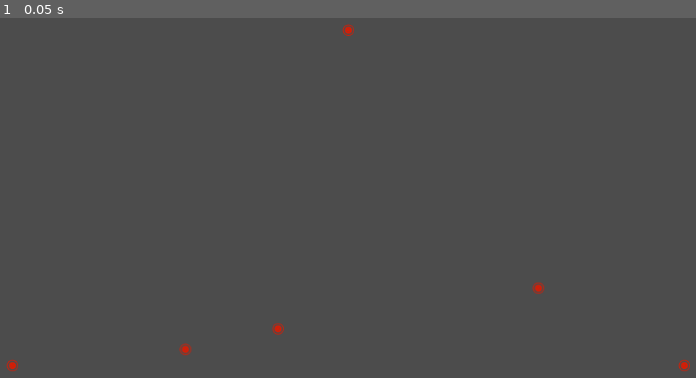
Above: before the commit, frame 1.
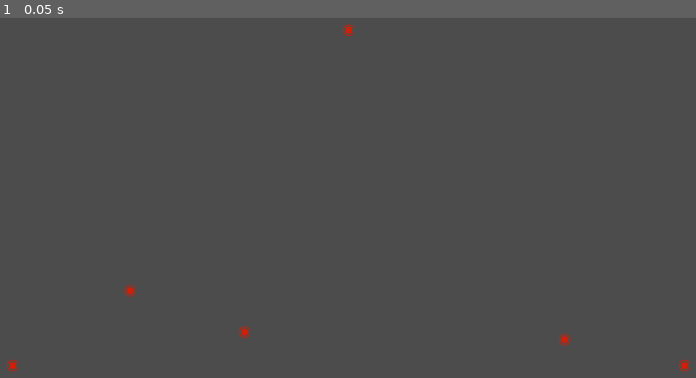
Above: after the commit, the same moment.

Repository: Dead-Rabbit/GodotDelaunay
Game: Godot game, scene res://scenes/Delaunay.tscn
Two runs of this game, one before a commit and one after it. Both use one fixed random seed, a clock stepped at 60 frames per second and the inputs below.
Inputs:
- Up to frame 1 (0.05 s): no input

The runs differ from the first frame. In frame 1, 0.3% of the frame differs, in the area x 17-83%, y 73-94%.

Commit message:
add edge buffer

Diff:
--- a/project.godot
+++ b/project.godot
@@ -10,6 +10,11 @@
 
 _global_script_classes=[ {
 "base": "Node2D",
+"class": "DelaunayLine",
+"language": "GDScript",
+"path": "res://scripts/baseClass/DelaunayLine.gd"
+}, {
+"base": "Node2D",
 "class": "DelaunayPoint",
 "language": "GDScript",
 "path": "res://scripts/baseClass/DelaunayPoint.gd"
@@ -20,6 +25,7 @@
 "path": "res://scripts/baseClass/DelaunayTriangle.gd"
 } ]
 _global_script_class_icons={
+"DelaunayLine": "",
 "DelaunayPoint": "",
 "DelaunayTriangle": ""
 }
--- /dev/null
+++ b/scripts/baseClass/DelaunayLine.gd
@@ -0,0 +1,16 @@
+class_name DelaunayLine extends Node2D
+
+var DelaunayPoint = load("res://scripts/baseClass/DelaunayPoint.gd")
+
+var point1 : DelaunayPoint
+var point2 : DelaunayPoint
+
+func _init(point1, point2):
+	self.point1 = point1
+	self.point2 = point2
+
+func compare(other : DelaunayLine):
+	var point1 = other.point1
+	var point2 = other.point2
+	return (point1.compare(self.point1) and point2.compare(self.point2)) \
+			|| (point2.compare(self.point1) and point1.compare(self.point2))
--- a/scripts/baseClass/DelaunayPoint.gd
+++ b/scripts/baseClass/DelaunayPoint.gd
@@ -1,15 +1,26 @@
 # 用于Point 画布中的点
 class_name DelaunayPoint extends Node2D
+
+var id = 0
 
 var x = 0
 var y = 0
 
-func _init(x: float, y: float):
+func _init(x: float, y: float, id: int):
 	self.x = x
 	self.y = y
+	self.id = id
 
 func draw(parent):
 	var sp = Sprite.new()
 	sp.texture = load("res://sprite/point.png")
 	sp.position = Vector2(x, y)
 	parent.add_child(sp)
+
+func compare(other):
+	return other.x == self.x and other.y == self.y
+
+static func sort_by_x(a, b):
+	if a.x < b.x:
+		return true
+	return false
--- a/scripts/baseClass/DelaunayTriangle.gd
+++ b/scripts/baseClass/DelaunayTriangle.gd
@@ -1,12 +1,52 @@
 class_name DelaunayTriangle extends Node2D
 
 var DelaunayPoint = load("res://scripts/baseClass/DelaunayPoint.gd")
+var DelaunayLine = load("res://scripts/baseClass/DelaunayLine.gd")
 
+# vertices
 var point1 : DelaunayPoint
 var point2 : DelaunayPoint
 var point3 : DelaunayPoint
 
-func _init(pos1 : Vector2, pos2 : Vector2, pos3 : Vector2):
-	point1 = DelaunayPoint.new(pos1.x, pos1.y)
-	point2 = DelaunayPoint.new(pos2.x, pos2.y)
-	point3 = DelaunayPoint.new(pos3.x, pos3.y)
+var line1 : DelaunayLine
+var line2 : DelaunayLine
+var line3 : DelaunayLine
+
+# 圆心和半径
+var center : Vector2
+var radius: float
+
+# 初始化
+func _init(point1 : DelaunayPoint, point2 : DelaunayPoint, point3 : DelaunayPoint):
+	self.point1 = point1
+	self.point2 = point2
+	self.point3 = point3
+	self.line1 = DelaunayLine.new(self.point1, self.point2)
+	self.line2 = DelaunayLine.new(self.point2, self.point3)
+	self.line3 = DelaunayLine.new(self.point3, self.point1)
+
+# 判断点是否在外接圆右侧
+func checkIfPointOutSideOnRight(point):
+	return point.x > center.x + radius
+
+# 判断点是否在外接圆内
+func checkIfPointInside(point : DelaunayPoint):
+	var pos = Vector2(point.x, point.y)
+	return center.distance_to(pos) <= radius
+
+# 计算三角形的圆心和半径
+func calculateCenterAndRadius():
+	var a1 = point2.x - point1.x
+	var b1 = point2.y - point1.y
+	var c1 = (a1 * a1 + b1 * b1) / 2;
+
+	var a2 = point3.x - point1.x
+	var b2 = point3.y - point1.y
+	var c2 = (a2 * a2 + b2 * b2) / 2;
+
+	var d = a1 * b2 - a2 * b1;
+
+	var x = point1.x + (c1 * b2 - c2 * b1) / d;
+	var y = point1.y + (a1 * c2  - a2 * c1) / d;
+	center = Vector2(x, y)
+	radius = center.distance_to(Vector2(point1.x, point1.y))
--- a/scripts/delaunayControl.gd
+++ b/scripts/delaunayControl.gd
@@ -1,18 +1,23 @@
 extends Node
 
 var DelaunayPoint = load("res://scripts/baseClass/DelaunayPoint.gd")
-
-# 点相关
-var pointNum = 3
-var points = []
-
-var tempTriangles = []
+var DelaunayTriangle = load("res://scripts/baseClass/DelaunayTriangle.gd")
 
 # 生成相关
 var area_left = 200
 var area_top = 400
 var area_right = 800
 var area_bottom = 500
+
+# 点相关
+var pointNum = 3
+var points = []
+var superTrianglePoints = []
+
+# 三角形相关
+var superTriangle
+var tempTriangles = []
+var triangles = []
 
 func _ready():
 	# 生成随机点
@@ -22,13 +27,107 @@
 	# 绘制随机点
 	DrawNodes()
 
+	# 三角剖分算法
+	Delaunay()
+
+#input: 顶点列表(vertices)　　　　　　　　　　　　　　　　　　　　  　//vertices为外部生成的随机或乱序顶点列表
+#output:已确定的三角形列表(triangles)
+#　　　　初始化顶点列表
+#　　　　创建索引列表(indices = new Array(vertices.length))　　　　//indices数组中的值为0,1,2,3,......,vertices.length-1
+#　　　　基于vertices中的顶点x坐标对indices进行sort　　  　　　　　  //sort后的indices值顺序为顶点坐标x从小到大排序（也可对y坐标，本例中针对x坐标）
+#　　　　确定超级三角形
+#　　　　将超级三角形保存至未确定三角形列表（temp triangles）
+#　　　　将超级三角形push到triangles列表
+#　　　　遍历基于indices顺序的vertices中每一个点　　　　　　　　　  　//基于indices后，则顶点则是由x从小到大出现
+#　　　　　　初始化边缓存数组（edge buffer）
+#　　　　　　遍历temp triangles中的每一个三角形
+#　　　　　　　　计算该三角形的圆心和半径
+#　　　　　　　　如果该点在外接圆的右侧
+#　　　　　　　　　　则该三角形为Delaunay三角形，保存到triangles
+#　　　　　　　　　　并在temp里去除掉
+#　　　　　　　　　　跳过
+#　　　　　　　　如果该点在外接圆外（即也不是外接圆右侧）
+#　　　　　　　　　　则该三角形为不确定        　　　　　　　　　     //后面会在问题中讨论
+#　　　　　　　　　　跳过
+#　　　　　　　　如果该点在外接圆内
+#　　　　　　　　　　则该三角形不为Delaunay三角形
+#　　　　　　　　　　将三边保存至edge buffer
+#　　　　　　　　　　在temp中去除掉该三角形
+#　　　　　　对edge buffer进行去重
+#　　　　　　将edge buffer中的边与当前的点进行组合成若干三角形并保存至temp triangles中
+#　　　　将triangles与temp triangles进行合并
+#　　　　除去与超级三角形有关的三角形
+
+func Delaunay():
+	for point in points:
+		var edgeBuffer = []
+		var index = 0
+		while index < tempTriangles.size():
+			print("=====", index, " of ", tempTriangles.size())
+			var tempTriangle = tempTriangles[index]
+			tempTriangle.calculateCenterAndRadius()
+			if tempTriangle.checkIfPointOutSideOnRight(point):
+				print("right")
+				# 则该三角形为Delaunay三角形，保存到triangles
+				triangles.append(tempTriangle)
+				# 在temp里去除掉
+				tempTriangles.remove(index)
+				index -= 1
+			elif !tempTriangle.checkIfPointInside(point):
+#　　　　　　　　 则该三角形为不确定        　　　　　　　　　     //后面会在问题中讨论
+				print("Not Inside")
+			elif tempTriangle.checkIfPointInside(point):
+				print("Inside")
+				# 将三边保存至edge buffer
+				edgeBuffer.append(tempTriangle.line1)
+				edgeBuffer.append(tempTriangle.line2)
+				edgeBuffer.append(tempTriangle.line3)
+				tempTriangles.remove(index)
+				index -= 1
+				print("reduce to ", index)
+			else:
+				print("None")
+
+			index += 1
+
+		# 对 Edge Buffer 进行去重
+		var i = 0
+		while i < edgeBuffer.size():
+			var edge1 = edgeBuffer[i]
+			var j = i + 1
+			while j < edgeBuffer.size():
+				var edge2 = edgeBuffer[j]
+				if (edge1.compare(edge2)):
+					print("same")
+					edgeBuffer.remove(j)
+					j = j - 1
+				j += 1
+
+			i += 1
+
+		# 将edge buffer中的边与当前的点进行组合成若干三角形并保存至temp triangles中
+		i = 0
+		while i < edgeBuffer.size():
+			var edge = edgeBuffer[i]
+			var tempTriangle = DelaunayTriangle.new(edge.point1, edge.point2, point)
+			tempTriangles.append(tempTriangle)
+			i += 1
+
+#　　　　将triangles与temp triangles进行合并
+#　　　　除去与超级三角形有关的三角形
+
+
 # 生成随机点
 func GenerateRandomNodes():
+	seed(OS.get_unix_time())
+
 	for i in range(pointNum):
 		var randX = rand_range(area_left, area_right)
 		var randY = rand_range(area_top, area_bottom)
-		var point = DelaunayPoint.new(randX, randY)
+		var point = DelaunayPoint.new(randX, randY, points.size())
 		points.append(point)
+		points.sort_custom(DelaunayPoint, "sort_by_x")
+
 
 # 生成超级三角形的三个点
 func GenerateSuperTrianglePoint():
@@ -39,11 +138,23 @@
 
 	var width = gen_right - gen_left
 	var height = gen_bottom - gen_top
-	points.append(DelaunayPoint.new(gen_left - height, gen_bottom))
-	points.append(DelaunayPoint.new(gen_right + height, gen_bottom))
-	points.append(DelaunayPoint.new(gen_left + width / 2, gen_top - width / 2))
+
+	var point1 = DelaunayPoint.new(gen_left - height, gen_bottom, points.size() + 1)
+	var point2 = DelaunayPoint.new(gen_right + height, gen_bottom, points.size() + 2)
+	var point3 = DelaunayPoint.new(gen_left + width / 2, gen_top - width / 2, points.size() + 3)
+	superTrianglePoints.append(point1)
+	superTrianglePoints.append(point2)
+	superTrianglePoints.append(point3)
+
+	superTriangle = DelaunayTriangle.new(point1, point2, point3)
+	tempTriangles.append(superTriangle)
+	triangles.append(superTriangle)
 
 # 绘制点
 func DrawNodes():
 	for point in points:
 		point.draw(self)
+		print(point.x)
+
+	for point in superTrianglePoints:
+		point.draw(self)
